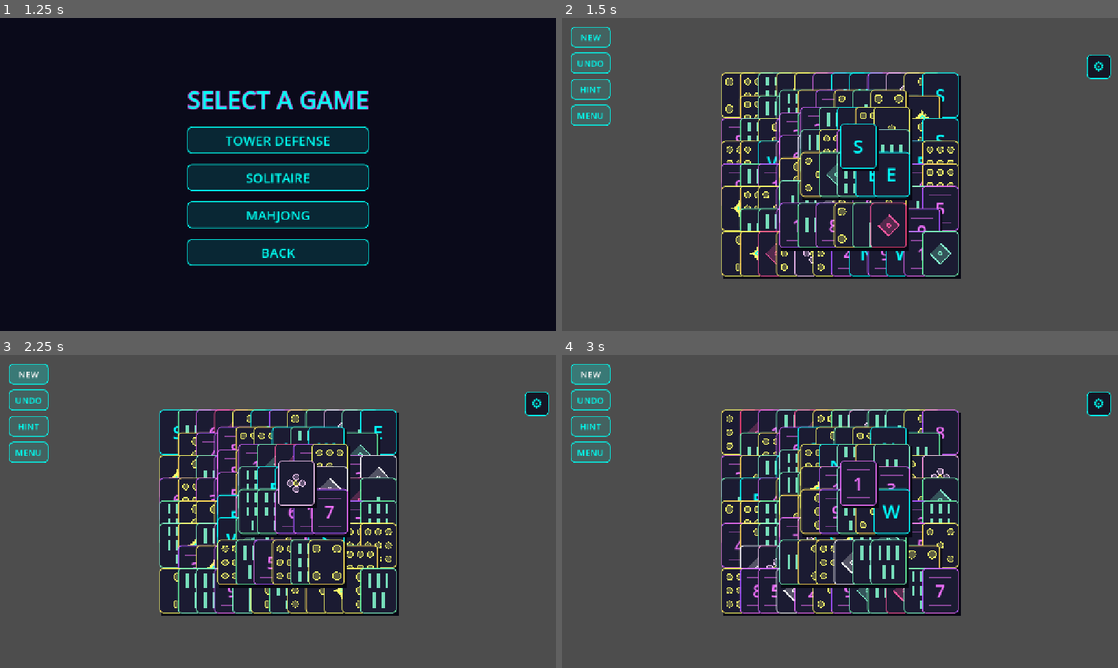
Above: before the commit, frames 1-4 (two rows, left to right).
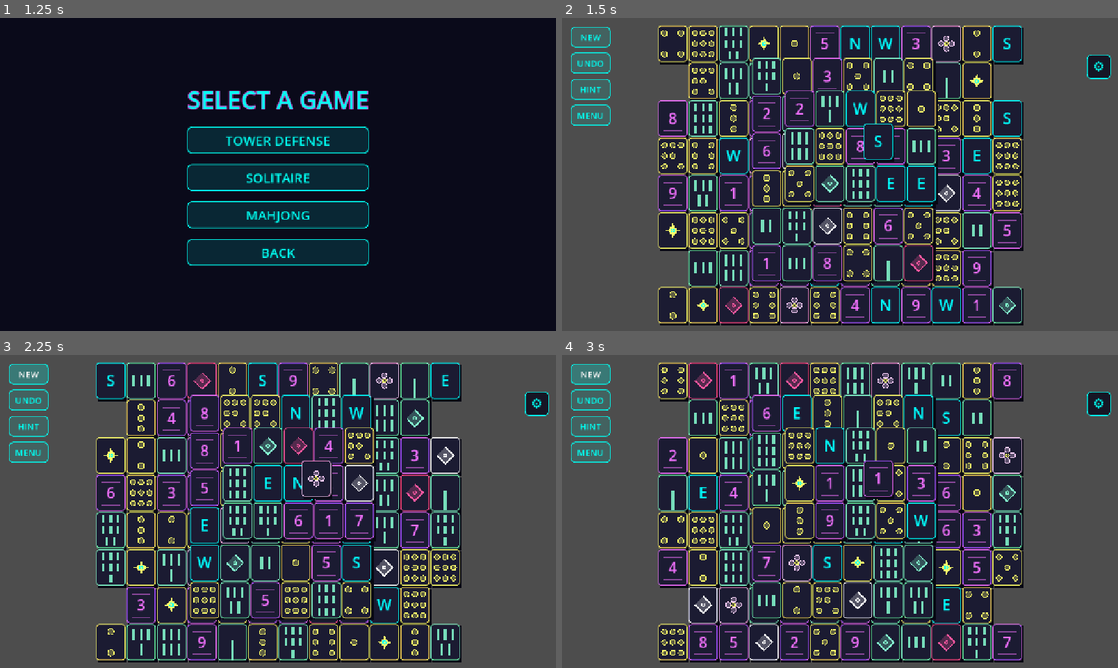
Above: after the commit, the same moments.

Repository: requaos/yarbell
Game: Godot game, scene res://scenes/ui/title.tscn
Two runs of this game, one before a commit and one after it. Both use one fixed random seed, a clock stepped at 60 frames per second and the inputs below.
Inputs:
- Up to frame 1 (1.25 s): click "PLAY" at 0.5 s
- Up to frame 2 (1.5 s): click "MAHJONG" at 1.25 s
- Up to frame 3 (2.25 s): click "NEW" at 2 s
- Up to frame 4 (3 s): click "NEW" at 2.75 s

Frame 1 is identical in both runs. In frame 2, 44% of the frame differs, in the area x 17-83%, y 2-99%; in frame 3, 44%; in frame 4, 44%.

Commit message:
Space mahjong tiles edge-to-edge so faces are readable
The layout tables placed tiles on consecutive half-tile grid cells,
so every tile was overlapped by half its width and height by the
neighbours to its right and below — only a corner sliver of each
interior face was visible. Place ordinary neighbours two cells apart
(edge-to-edge, 2px gap), reserving the half-offset for special stacks
like the turtle cap, which is the model the free-tile logic already
assumed. Tiles shrink 84x104 -> 68x84 to fit the wider footprint, with
face art rescaled to match.

Verified: logic tests all pass, scene runs headless with zero script
errors, and a zoomed visual review of a rendered screenshot confirms
edge-to-edge spacing, fully readable faces, and intact layer depth.

Diff:
--- a/game/scripts/mahjong/board.gd
+++ b/game/scripts/mahjong/board.gd
@@ -7,11 +7,13 @@
 
 const OptionsModalScene := preload("res://scenes/ui/options_modal.tscn")
 
-# Tile placement on the half-tile cell grid, lifted per layer for depth.
-const CELL_W := MahjongTileView.SIZE.x * 0.5
-const CELL_H := MahjongTileView.SIZE.y * 0.5
-const LAYER_DX := 7.0
-const LAYER_DY := -13.0
+# Tile placement on the half-tile grid. The grid stride is slightly larger
+# than the tile so edge-to-edge neighbours keep a small readable gap; higher
+# layers lift up-right for depth.
+const CELL_W := 35.0
+const CELL_H := 43.0
+const LAYER_DX := 6.0
+const LAYER_DY := -11.0
 
 const VIEWPORT := Vector2(1280.0, 720.0)
 
--- a/game/scripts/mahjong/layouts.gd
+++ b/game/scripts/mahjong/layouts.gd
@@ -27,25 +27,25 @@
 # --- layouts -------------------------------------------------------------------
 
 ## The classic 144-tile silhouette: a 12-wide base with pinched rows, a middle
-## tier, an upper tier and a single cap tile.
+## tier, an upper tier and a single half-offset cap tile.
 static func _turtle() -> Array:
 	var out: Array = []
 	_rect(out, 0, 0, 0, 12, 8)
 	# Pinch two rows for the shell silhouette.
-	_drop(out, 0, 0, 1)
-	_drop(out, 0, 11, 1)
-	_drop(out, 0, 0, 6)
-	_drop(out, 0, 11, 6)
-	_rect(out, 1, 3, 1, 6, 6)
-	_rect(out, 2, 4, 2, 5, 3)
-	out.append(_cell(3, 6, 3))
+	_drop(out, 0, 0, 2)
+	_drop(out, 0, 22, 2)
+	_drop(out, 0, 0, 12)
+	_drop(out, 0, 22, 12)
+	_rect(out, 1, 6, 2, 6, 6)
+	_rect(out, 2, 8, 4, 5, 3)
+	out.append(_cell(3, 13, 6))   # half-offset cap over the upper tier
 	return out
 
 ## 92 tiles: a wide plateau with a smaller one stacked on top.
 static func _pyramid() -> Array:
 	var out: Array = []
-	_rect(out, 0, 1, 1, 10, 6)
-	_rect(out, 1, 2, 2, 8, 4)
+	_rect(out, 0, 2, 2, 10, 6)
+	_rect(out, 1, 4, 4, 8, 4)
 	return out
 
 ## 72 tiles: a hollow frame with corner caps and a raised lintel.
@@ -53,15 +53,15 @@
 	var out: Array = []
 	_rect(out, 0, 0, 0, 12, 6)
 	# Hollow out the window.
-	for y in range(2, 4):
-		for x in range(2, 10):
+	for y in range(4, 8, 2):
+		for x in range(4, 20, 2):
 			_drop(out, 0, x, y)
 	# Lintel across the window and four corner caps.
-	_rect(out, 1, 3, 2, 6, 2)
-	out.append(_cell(1, 1, 0))
-	out.append(_cell(1, 10, 0))
-	out.append(_cell(1, 1, 5))
-	out.append(_cell(1, 10, 5))
+	_rect(out, 1, 6, 4, 6, 2)
+	out.append(_cell(1, 2, 0))
+	out.append(_cell(1, 20, 0))
+	out.append(_cell(1, 2, 10))
+	out.append(_cell(1, 20, 10))
 	return out
 
 # --- helpers -------------------------------------------------------------------
@@ -69,10 +69,13 @@
 static func _cell(layer: int, x: int, y: int) -> Dictionary:
 	return {"layer": layer, "x": x, "y": y}
 
+## A w*h block of tiles at tile coordinates (x0, y0). Ordinary neighbours sit
+## two cells apart on the half-tile grid so tiles abut edge-to-edge; odd cell
+## coordinates are reserved for half-offset stacks (e.g. the turtle cap).
 static func _rect(out: Array, layer: int, x0: int, y0: int, w: int, h: int) -> void:
 	for y in h:
 		for x in w:
-			out.append(_cell(layer, x0 + x, y0 + y))
+			out.append(_cell(layer, x0 + x * 2, y0 + y * 2))
 
 ## Remove the cell at (layer, x, y) if present (used to carve shapes).
 static func _drop(out: Array, layer: int, x: int, y: int) -> void:
--- a/game/scripts/mahjong/test_state.gd
+++ b/game/scripts/mahjong/test_state.gd
@@ -97,11 +97,11 @@
 	s.deal(MahjongLayouts.ID.TURTLE)
 	# Corners and the cap are always free; stacked interior tiles are covered.
 	_check(s.is_free(_idx_at(s, 0, 0, 0)), "turtle L0 top-left corner is free")
-	_check(s.is_free(_idx_at(s, 0, 11, 7)), "turtle L0 bottom-right corner is free")
-	_check(s.is_free(_idx_at(s, 3, 6, 3)), "turtle cap is free")
-	_check(not s.is_free(_idx_at(s, 0, 6, 3)), "turtle L0 centre is covered by L1")
-	_check(not s.is_free(_idx_at(s, 1, 6, 3)), "turtle L1 centre is covered by L2")
-	_check(not s.is_free(_idx_at(s, 2, 6, 3)), "turtle L2 centre is covered by the cap")
+	_check(s.is_free(_idx_at(s, 0, 22, 14)), "turtle L0 bottom-right corner is free")
+	_check(s.is_free(_idx_at(s, 3, 13, 6)), "turtle cap is free")
+	_check(not s.is_free(_idx_at(s, 0, 12, 6)), "turtle L0 centre is covered by L1")
+	_check(not s.is_free(_idx_at(s, 1, 12, 6)), "turtle L1 centre is covered by L2")
+	_check(not s.is_free(_idx_at(s, 2, 12, 6)), "turtle L2 centre is covered by the cap")
 
 	# Crafted: blocked between two neighbours on the same layer.
 	var c := _crafted([
--- a/game/scripts/mahjong/tile_view.gd
+++ b/game/scripts/mahjong/tile_view.gd
@@ -5,8 +5,8 @@
 ## border and pips/glyphs) matching the app aesthetic; no image assets. Higher
 ## layers get a drawn thickness edge; the board offsets positions per layer.
 
-const SIZE := Vector2(84.0, 104.0)
-const CORNER := 8.0
+const SIZE := Vector2(68.0, 84.0)
+const CORNER := 7.0
 
 # Group accent colours (GRID-dark body keeps the neon look).
 const GREEN := Color(0.35, 0.9, 0.55)
@@ -35,7 +35,7 @@
 	if tile.is_empty():
 		return
 	# Slab thickness: a dark under-edge offset toward the lower right.
-	draw_rect(Rect2(Vector2(5.0, 6.0), SIZE), Color(0.02, 0.02, 0.05), true)
+	draw_rect(Rect2(Vector2(4.0, 5.0), SIZE), Color(0.02, 0.02, 0.05), true)
 
 	var r := Rect2(Vector2.ZERO, SIZE)
 	var accent := _accent()
@@ -54,7 +54,7 @@
 		MahjongState.Group.CHAR:
 			_draw_char(accent)
 		MahjongState.Group.WIND:
-			_draw_glyph(MahjongState.WIND_LABELS[int(tile["rank"])], accent, 44)
+			_draw_glyph(MahjongState.WIND_LABELS[int(tile["rank"])], accent, 36)
 		MahjongState.Group.DRAGON:
 			_draw_diamond(accent)
 		MahjongState.Group.FLOWER:
@@ -107,8 +107,8 @@
 		9: [0, 1, 2, 3, 4, 5, 6, 7, 8],
 	}
 	var cells: Array = patterns.get(n, [4])
-	var radius := 7.0 if cells.size() > 4 else 9.0
-	var half := Vector2(SIZE.x * 0.28, SIZE.y * 0.30)
+	var radius := 6.0 if cells.size() > 4 else 7.0
+	var half := Vector2(SIZE.x * 0.28, SIZE.y * 0.29)
 	for c in cells:
 		var p := _center() + Vector2((int(c) % 3 - 1) * half.x, (int(c) / 3 - 1) * half.y)
 		_draw_disc(p, radius, accent)
@@ -116,14 +116,14 @@
 func _draw_bamboo(accent: Color) -> void:
 	var n := int(tile["rank"]) + 1
 	if n == 1:
-		_draw_stick(_center() + Vector2(0.0, -8.0), 7.0, 56.0, accent)
+		_draw_stick(_center() + Vector2(0.0, -6.0), 6.0, 46.0, accent)
 		return
 	var per_row := 3
 	var rows := ceili(float(n) / float(per_row))
-	var bw := 7.0
-	var bh := 34.0 if rows <= 2 else 22.0
-	var stride_x := 20.0
-	var stride_y := bh + 10.0
+	var bw := 6.0
+	var bh := 27.0 if rows <= 2 else 18.0
+	var stride_x := 17.0
+	var stride_y := bh + 8.0
 	var top := _center().y - ((rows - 1) * stride_y + bh) * 0.5
 	for i in n:
 		var row := i / per_row
@@ -136,10 +136,10 @@
 	var n := str(int(tile["rank"]) + 1)
 	var font := ThemeDB.fallback_font
 	var stroke := Color(accent.r, accent.g, accent.b, 0.5)
-	draw_line(Vector2(16.0, 22.0), Vector2(SIZE.x - 16.0, 22.0), stroke, 2.0)
-	draw_line(Vector2(16.0, SIZE.y - 18.0), Vector2(SIZE.x - 16.0, SIZE.y - 18.0), stroke, 2.0)
-	draw_string(font, Vector2(0.0, _center().y + 16.0), n, HORIZONTAL_ALIGNMENT_CENTER,
-		SIZE.x, 40, accent)
+	draw_line(Vector2(13.0, 18.0), Vector2(SIZE.x - 13.0, 18.0), stroke, 2.0)
+	draw_line(Vector2(13.0, SIZE.y - 14.0), Vector2(SIZE.x - 13.0, SIZE.y - 14.0), stroke, 2.0)
+	draw_string(font, Vector2(0.0, _center().y + 13.0), n, HORIZONTAL_ALIGNMENT_CENTER,
+		SIZE.x, 34, accent)
 
 func _draw_glyph(text: String, accent: Color, size: int) -> void:
 	var font := ThemeDB.fallback_font
@@ -148,27 +148,27 @@
 
 func _draw_diamond(accent: Color) -> void:
 	var c := _center()
-	var s := 24.0
+	var s := 19.0
 	var pts := PackedVector2Array([
 		c + Vector2(0, -s), c + Vector2(s, 0), c + Vector2(0, s), c + Vector2(-s, 0),
 	])
 	draw_colored_polygon(pts, Color(accent.r, accent.g, accent.b, 0.25))
 	draw_polyline(pts, accent, 3.0)
-	_draw_disc(c, 4.0, accent)
+	_draw_disc(c, 3.5, accent)
 
 func _draw_flower() -> void:
 	var c := _center()
 	for dir in [Vector2.UP, Vector2.RIGHT, Vector2.DOWN, Vector2.LEFT]:
-		_draw_disc(c + dir * 14.0, 7.0, PINK)
-	_draw_disc(c, 5.0, Palette.GOLD)
+		_draw_disc(c + dir * 12.0, 6.0, PINK)
+	_draw_disc(c, 4.0, Palette.GOLD)
 
 func _draw_season() -> void:
 	var c := _center()
 	for i in 4:
 		var a := PI / 2.0 * i
-		var tip := c + Vector2(cos(a), sin(a)) * 20.0
-		var left := c + Vector2(cos(a + 2.2), sin(a + 2.2)) * 12.0
-		var right := c + Vector2(cos(a - 2.2), sin(a - 2.2)) * 12.0
+		var tip := c + Vector2(cos(a), sin(a)) * 17.0
+		var left := c + Vector2(cos(a + 2.2), sin(a + 2.2)) * 10.0
+		var right := c + Vector2(cos(a - 2.2), sin(a - 2.2)) * 10.0
 		draw_colored_polygon(PackedVector2Array([tip, left, right]), Palette.GOLD)
 	_draw_disc(c, 4.0, Palette.CYAN)
 
